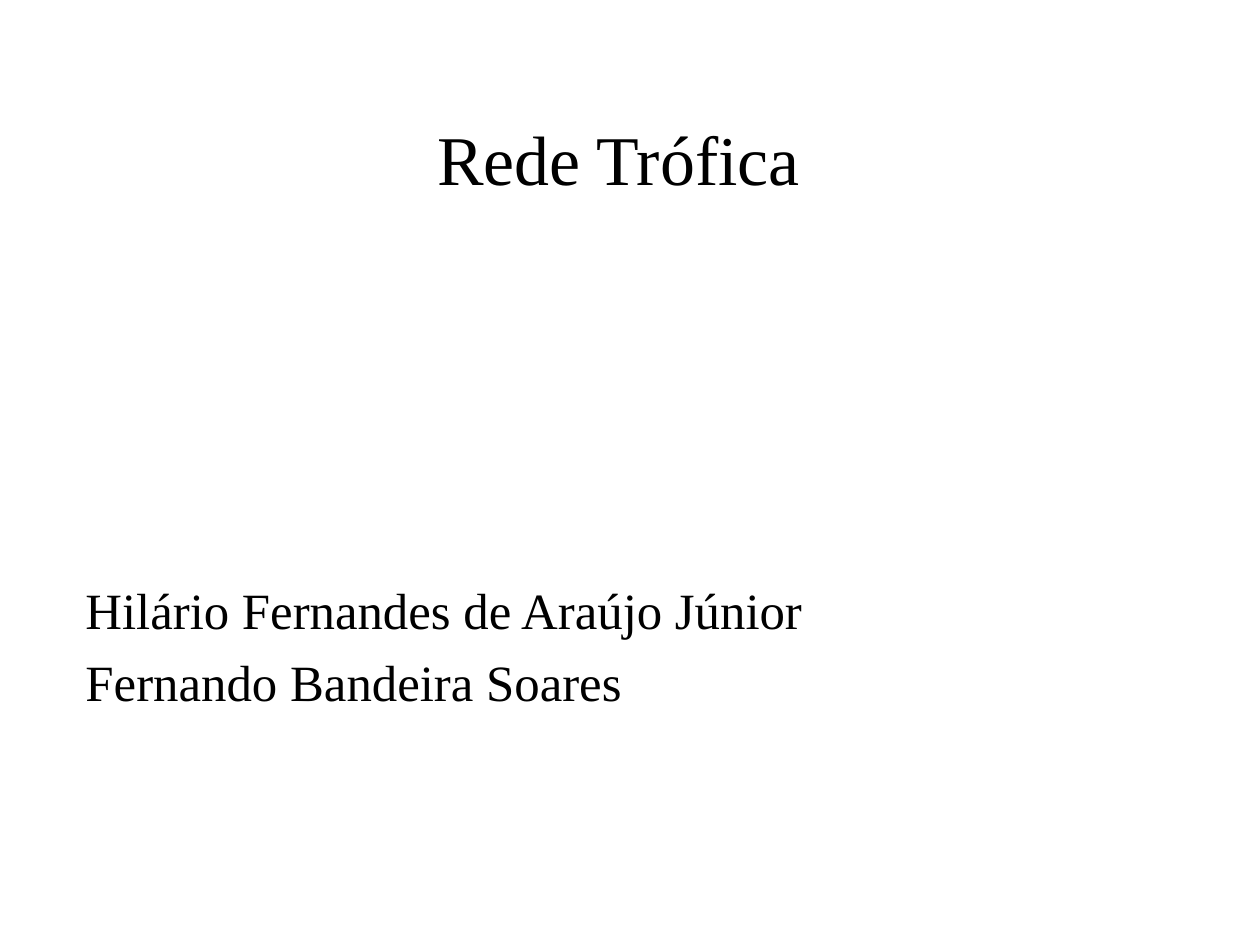
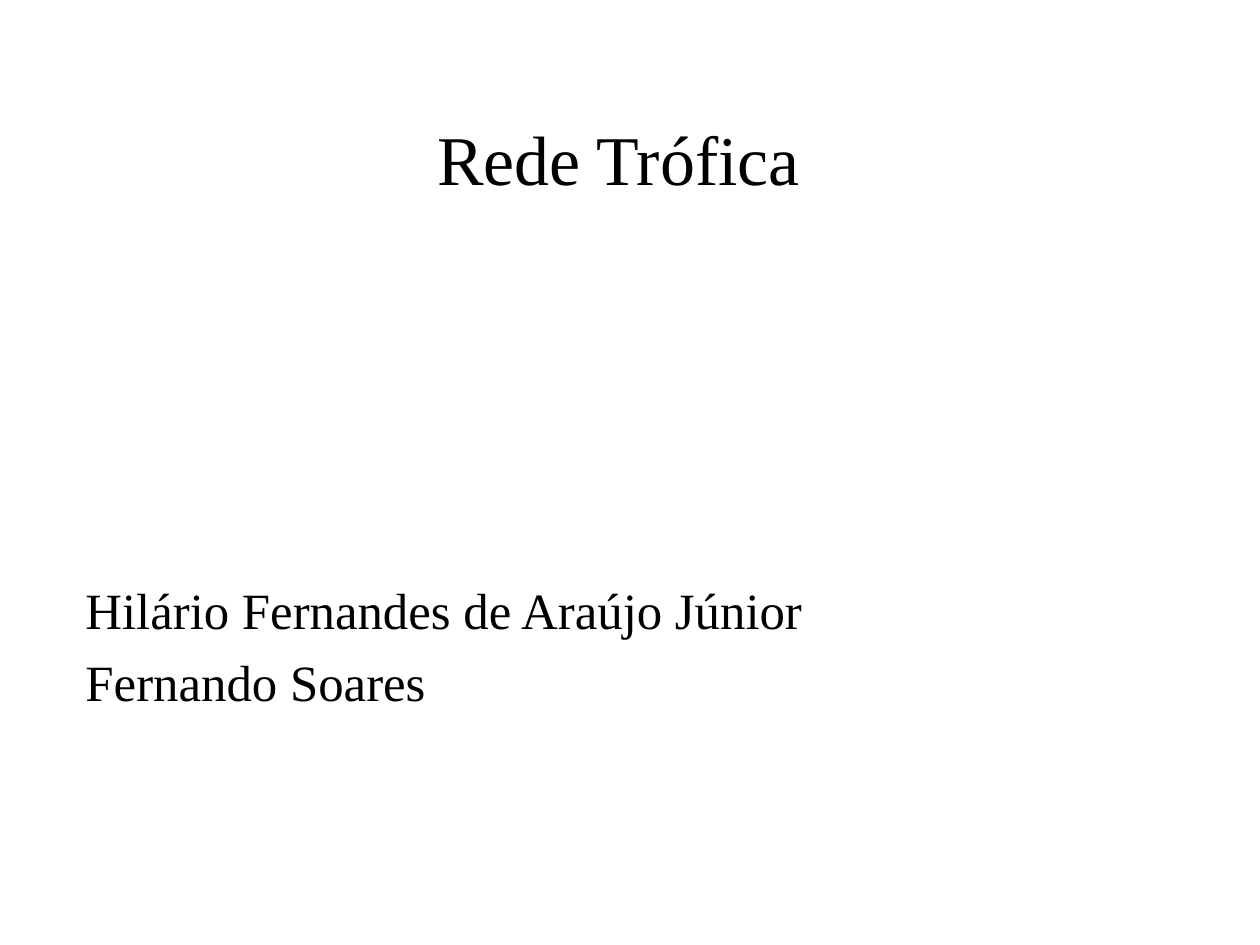
Before and after one commit to MODELAGEM-UNIFESP/PROJETO1, a slide deck: slide 1 of Apresentação.ppt. Drawn at 1260x945 pixels with LibreOffice and Linux fonts; fonts in the diff are those of the drawing; background and template pictures are left out. Boxes give left, top, right and bottom in pixels: in the first picture for what was removed or moved away, otherwise in the second. Text is boxed around its words. In the diff, an @@ line names an element or a change of style, - is before the commit and + after.

```diff
--- a/Apresentação.ppt
+++ b/Apresentação.ppt
@@ subtitle at (x1=85, y1=665, x2=425, y2=702): text changed @@
-Fernando Bandeira Soares
+Fernando Soares
```
